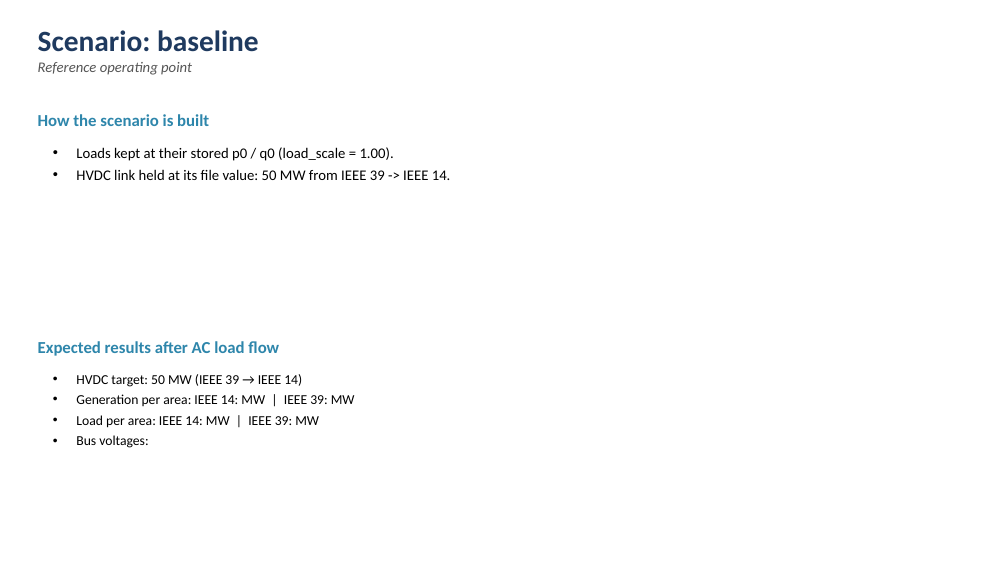
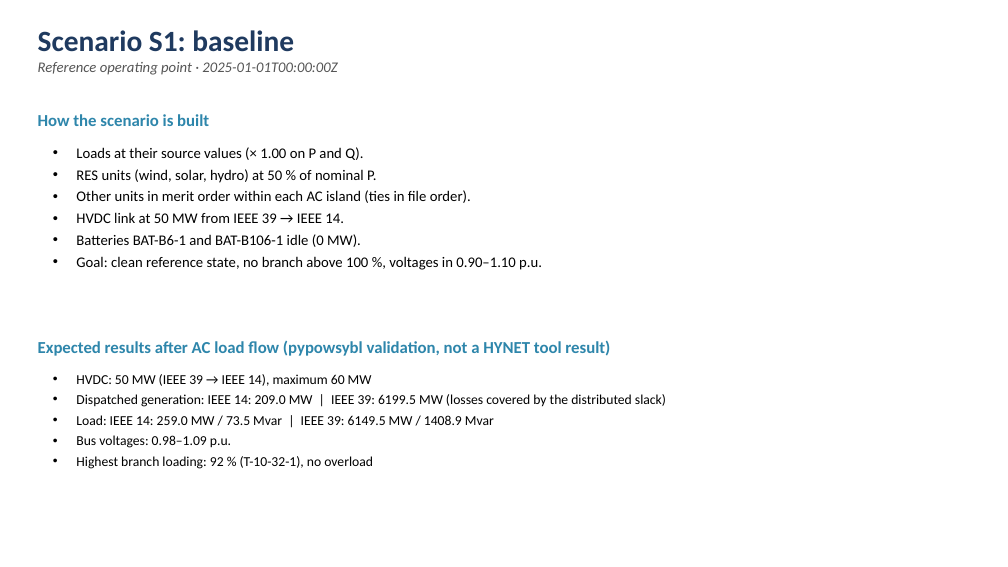
Before and after one commit to SuperGrid-Institute/hynet-t32-reference-test-case, a slide deck: slide 4 of docs/scenarios_presentation.pptx. Drawn at 1008x567 pixels with LibreOffice and Linux fonts; fonts in the diff are those of the drawing. Boxes give left, top, right and bottom in pixels: in the first picture for what was removed or moved away, otherwise in the second. Text is boxed around its words. In the diff, an @@ line names an element or a change of style, - is before the commit and + after.

Commit message:
docs(docs): align the scenario presentation with the shipped scenarios

```diff
--- a/docs/scenarios_presentation.pptx
+++ b/docs/scenarios_presentation.pptx
@@ text at [38, 30, 337, 75]: text changed @@
-Scenario: baseline
-Reference operating point
+Scenario S1: baseline
+Reference operating point · 2025-01-01T00:00:00Z
@@ text at [76, 147, 542, 270]: text changed @@
-• Loads kept at their stored p0 / q0 (load_scale = 1.00).
-• HVDC link held at its file value: 50 MW from IEEE 39 -> IEEE 14.
+• Loads at their source values (× 1.00 on P and Q).
+• RES units (wind, solar, hydro) at 50 % of nominal P.
+• Other units in merit order within each AC island (ties in file order).
+• HVDC link at 50 MW from IEEE 39 → IEEE 14.
+• Batteries BAT-B6-1 and BAT-B106-1 idle (0 MW).
+• Goal: clean reference state, no branch above 100 %, voltages in 0.90–1.10 p.u.
@@ text at [38, 341, 610, 356]: text changed @@
-Expected results after AC load flow
+Expected results after AC load flow (pypowsybl validation, not a HYNET tool result)
@@ text at [76, 374, 666, 469]: text changed @@
-• HVDC target: 50 MW (IEEE 39 → IEEE 14)
-• Generation per area: IEEE 14: MW | IEEE 39: MW
-• Load per area: IEEE 14: MW | IEEE 39: MW
-• Bus voltages:
+• HVDC: 50 MW (IEEE 39 → IEEE 14), maximum 60 MW
+• Dispatched generation: IEEE 14: 209.0 MW | IEEE 39: 6199.5 MW (losses covered by the distributed slack)
+• Load: IEEE 14: 259.0 MW / 73.5 Mvar | IEEE 39: 6149.5 MW / 1408.9 Mvar
+• Bus voltages: 0.98–1.09 p.u.
+• Highest branch loading: 92 % (T-10-32-1), no overload
```
Also in this commit, not shown: 4 other slides changed, 1 other file.
